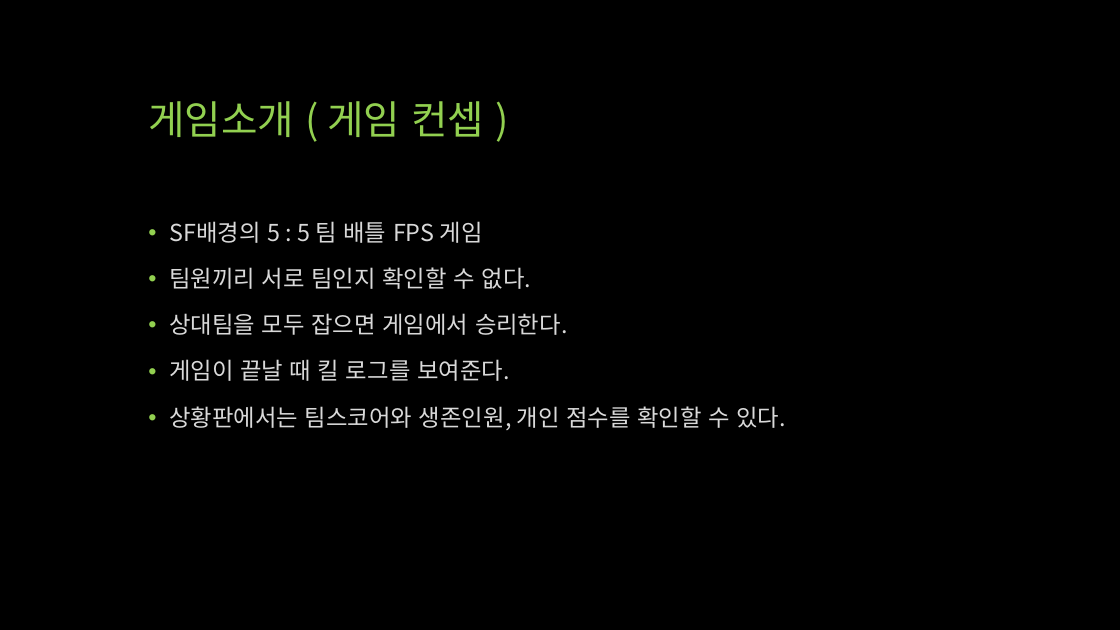
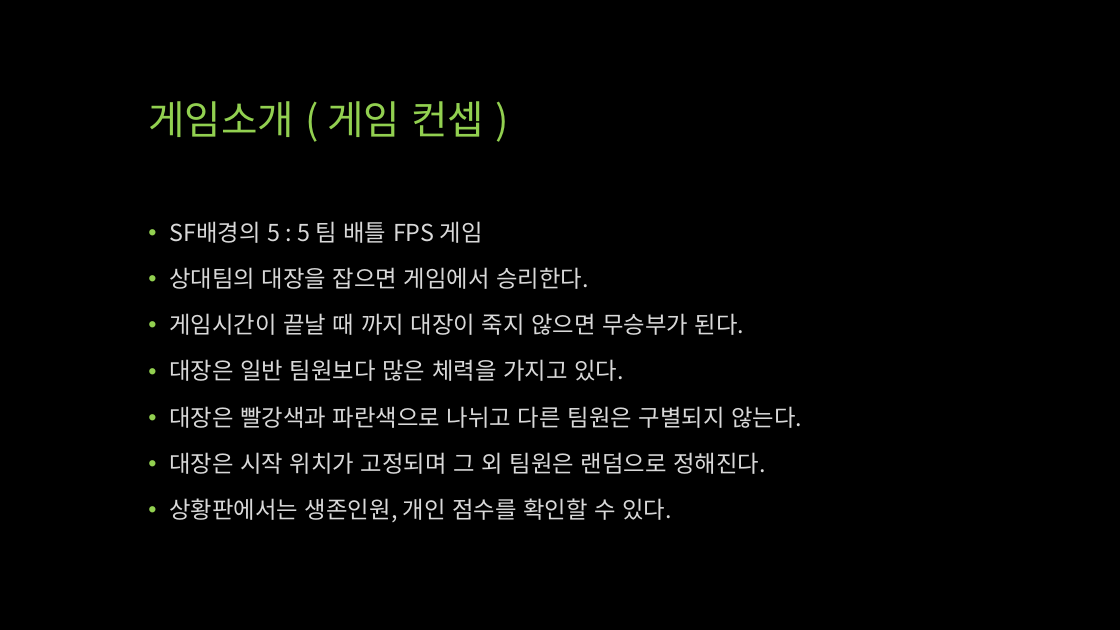
Before and after one commit to qwert830/SP, a slide deck: slide 4 of 기획/UTB (Unknown Team Battle).pptx. Drawn at 1120x630 pixels with LibreOffice and Linux fonts; fonts in the diff are those of the drawing. Boxes give left, top, right and bottom in pixels: in the first picture for what was removed or moved away, otherwise in the second. Text is boxed around its words. In the diff, an @@ line names an element or a change of style, - is before the commit and + after.

```diff
--- a/기획/UTB (Unknown Team Battle).pptx
+++ b/기획/UTB (Unknown Team Battle).pptx
@@ text at [169,267,802,522]: text changed @@
-• 팀원끼리 서로 팀인지 확인할 수 없다.
-• 상대팀을 모두 잡으면 게임에서 승리한다.
-• 게임이 끝날 때 킬 로그를 보여준다.
-• 상황판에서는 팀스코어와 생존인원, 개인 점수를 확인할 수 있다.
+• 상대팀의 대장을 잡으면 게임에서 승리한다.
+• 게임시간이 끝날 때 까지 대장이 죽지 않으면 무승부가 된다.
+• 대장은 일반 팀원보다 많은 체력을 가지고 있다.
+• 대장은 빨강색과 파란색으로 나뉘고 다른 팀원은 구별되지 않는다.
+• 대장은 시작 위치가 고정되며 그 외 팀원은 랜덤으로 정해진다.
+• 상황판에서는 생존인원, 개인 점수를 확인할 수 있다.
```
Also in this commit, not shown: 5 other slides changed, 3 slides added, 2 slides removed, 36 other files.
